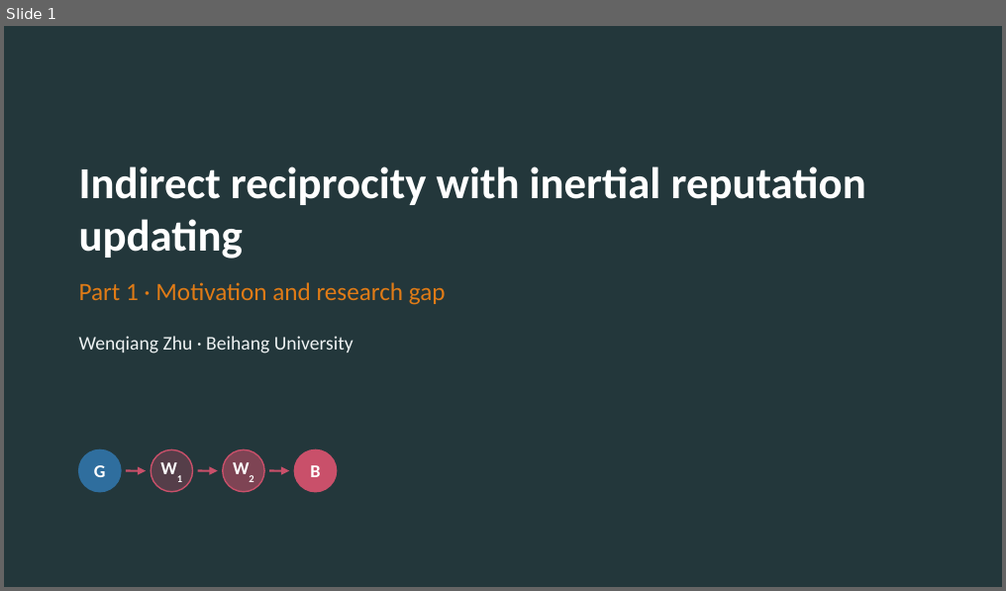
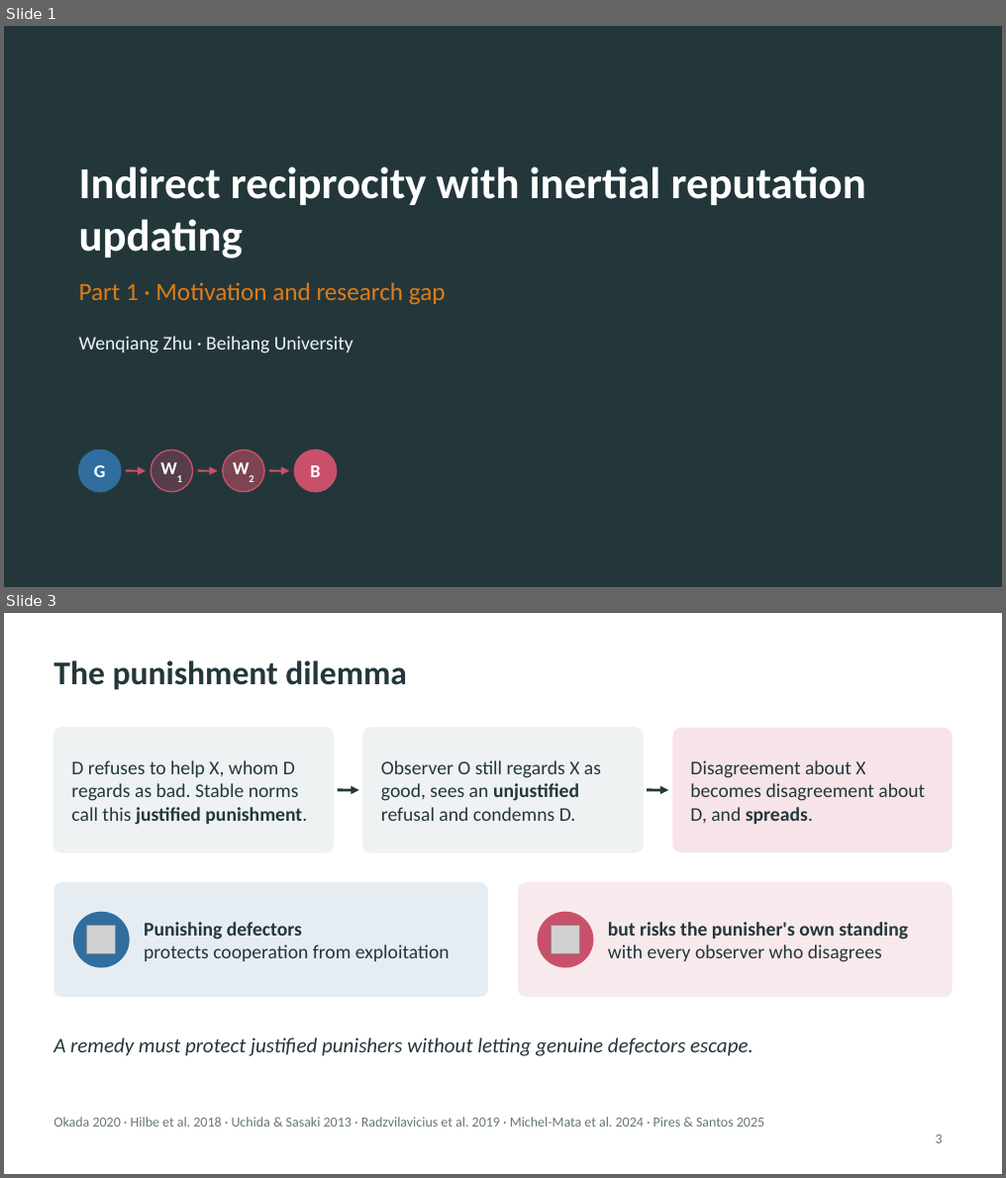
Before and after one commit to JoeWynn7/IR_paper, a slide deck: Slides/IR_motivation_section.pptx. Shown one above the other, each under a label of ours: slide 1 before the commit, slides 1 and 3 after it; the slides between them are not shown. The pictures are 1006x591 and 1006x1178 pixels, drawn with LibreOffice and Linux fonts; fonts in the diff are those of the drawing; grey boxes stand for pictures. Boxes give left, top, right and bottom in pixels: in the first picture for what was removed or moved away, otherwise in the second. Text is boxed around its words. In the diff, an @@ line names an element or a change of style, - is before the commit and + after.

```diff
--- a/Slides/IR_motivation_section.pptx
+++ b/Slides/IR_motivation_section.pptx
@@ slide 3 added at (4,613,1002,1174), background #FFFFFF @@
@@ title added at (54,661,407,690), 24 pt, text #23373B, bold @@
+The punishment dilemma
@@ rounded rectangle added at (54,728,334,853), fill #EEF2F3, outline #EEF2F3 1 pt @@
@@ rounded rectangle added at (363,728,643,853), fill #EEF2F3, outline #EEF2F3 1 pt @@
@@ rounded rectangle added at (672,728,952,853), fill #C9506A at 15% opacity @@
@@ text added at (71,761,307,825), 14 pt, text #23373B @@
+D refuses to help X, whom D regards as bad. Stable norms call this justified punishment.
@@ text added at (381,761,601,821), 14 pt, text #23373B @@
+Observer O still regards X as good, sees an unjustified refusal and condemns D.
@@ text added at (690,761,925,824), 14 pt, text #23373B @@
+Disagreement about X becomes disagreement about D, and spreads.
@@ arrow added from (338, 789) to (359, 789), #23373B 2 pt @@
@@ arrow added from (647, 789) to (668, 789), #23373B 2 pt @@
@@ rounded rectangle added at (54,882,488,997), fill #2F6E9E at 12% opacity @@
@@ rounded rectangle added at (518,882,952,997), fill #C9506A at 12% opacity @@
@@ ellipse added at (74,912,129,967), fill #2F6E9E, outline #2F6E9E 1 pt @@
@@ picture added at (87,926,116,955) @@
@@ text added at (144,922,450,961), 14 pt, text #23373B @@
+Punishing defectors
+protects cooperation from exploitation
@@ ellipse added at (538,912,593,967), fill #C9506A, outline #C9506A 1 pt @@
@@ picture added at (550,926,580,955) @@
@@ text added at (608,922,908,962), 14 pt, text #23373B, bold @@
+but risks the punisher's own standing
+with every observer who disagrees
@@ text added at (54,1038,753,1057), 15 pt, text #23373B, italic @@
+A remedy must protect justified punishers without letting genuine defectors escape.
@@ text added at (54,1117,764,1127), 10 pt, text #66767B @@
+Okada 2020 · Hilbe et al. 2018 · Uchida & Sasaki 2013 · Radzvilavicius et al. 2019 · Michel-Mata et al. 2024 · Pires & Santos 2025
@@ page number added at (936,1135,943,1144), 10 pt, text #66767B @@
+3
```
Also in this commit, not shown: 1 slide changed, 4 other slides added, 7 slides removed, 21 other files.
